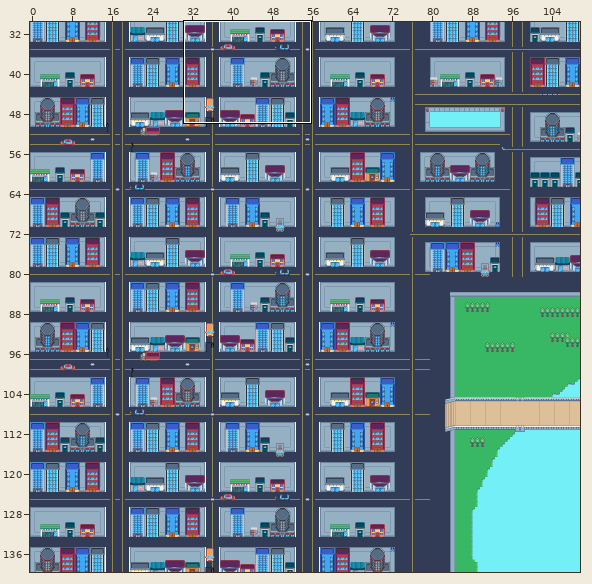
An edit to a level. Tiled map, assets/map/Map.tmx. The picture above shows the old version from afar; the outline marks the close-up.
Close-up. Earlier state:
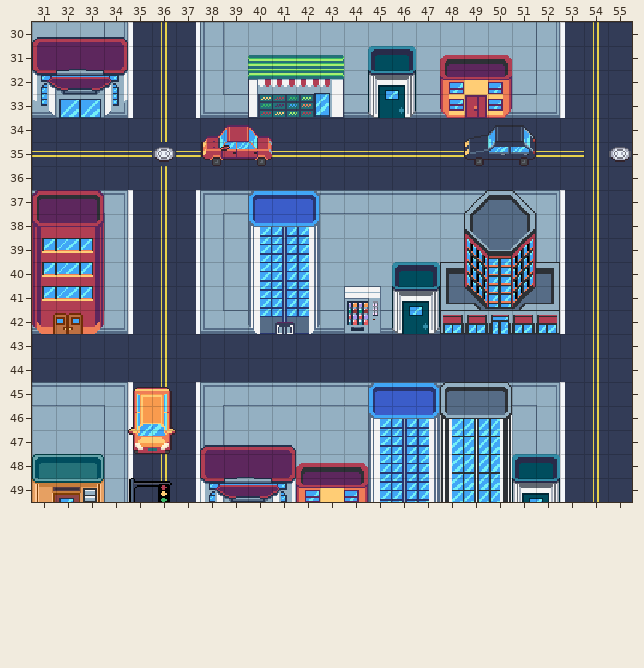
Cells are 16x16 px. Shown: x 31..55, y 30..49. The commit also changed other parts of the map, which this record leaves out.
And afterwards:
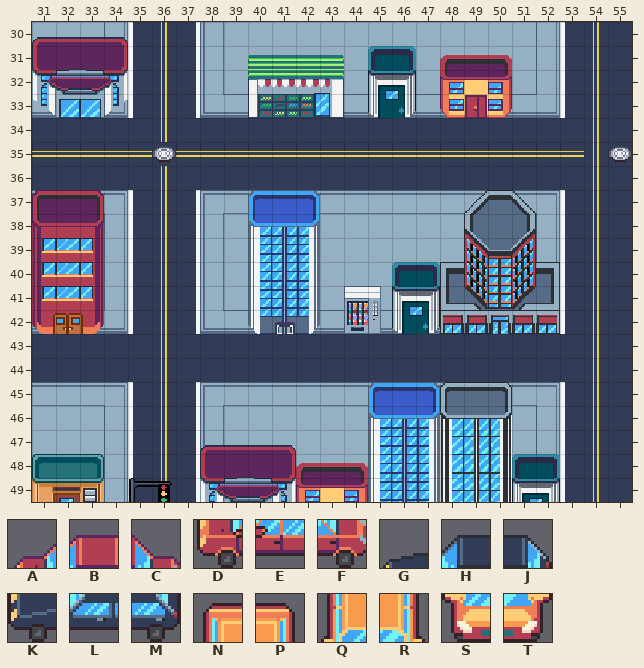
Key: from "tiles": A 1544, B 1545, C 1546, D 1608, E 1609, F 1610, G 1800, H 1801, J 1802, K 1864, L 1865, M 1866, N 1935, P 1936, Q 1999, R 2000, S 2063, T 2064.
_ is an empty cell.
Tiles replaced or removed in this view: A, B, C, D, E, F, G, H, J, K, L, M, N, P, Q, R, S, T.
Changes in this commit:
Changed rows in their new state; . is an unchanged cell.
Layer "Edificios y autos":
first column x 38:
34 ___........___
35 ___........___
first column x 35:
45 __
46 __
47 __
Boxes around the changes in both close-ups, in picture pixels (x1, y1, x2, y2):
removed: (201, 125, 272, 166)
removed: (464, 125, 536, 166)
removed: (128, 387, 176, 454)
